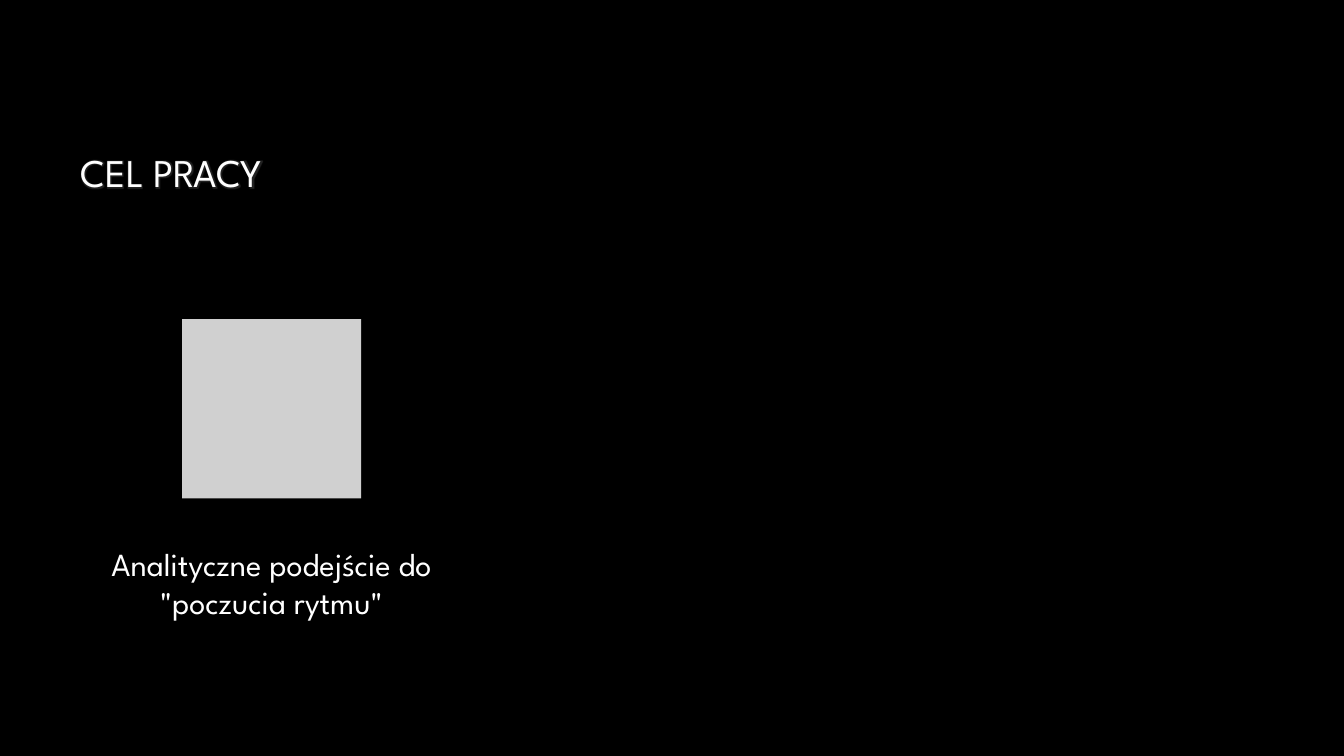
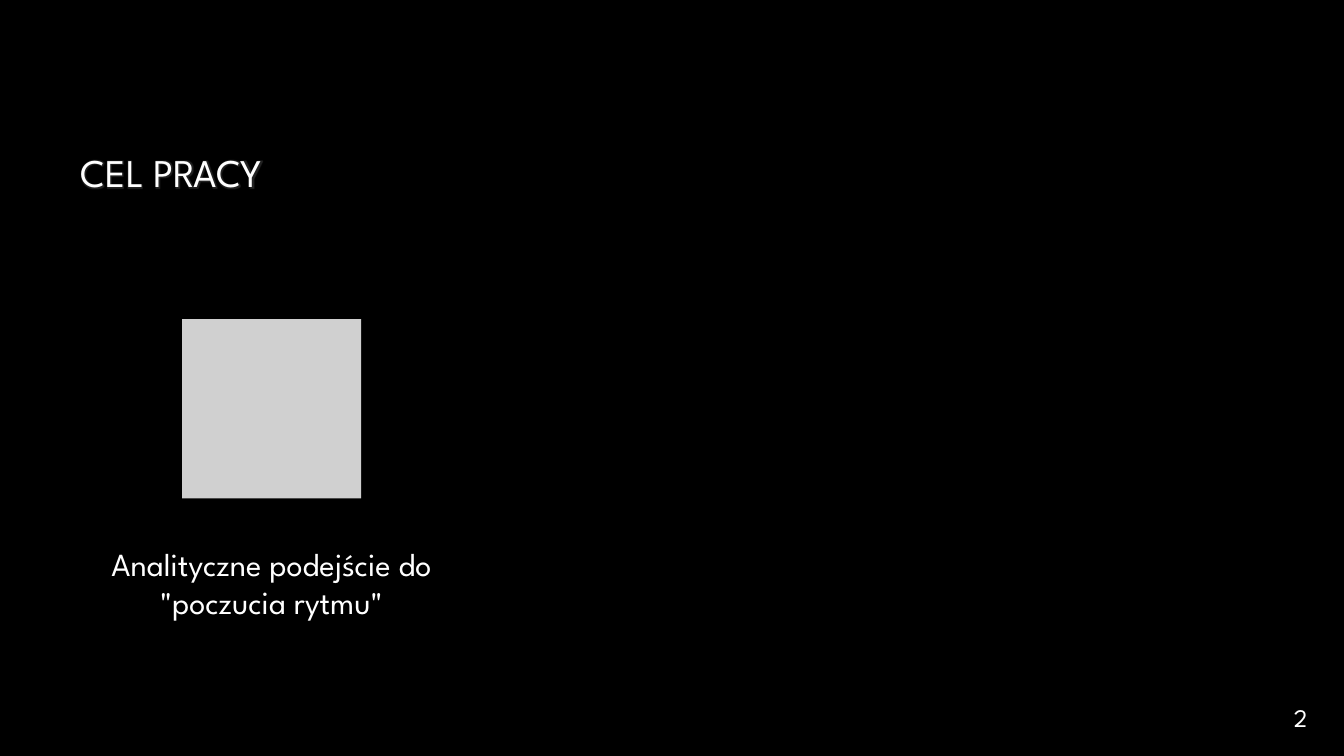
Before and after one commit to marqustd/BeatAndMetreDetector, a slide deck: slide 3 of doc/Prezentacja.pptx. Drawn at 1344x756 pixels with LibreOffice and Linux fonts; fonts in the diff are those of the drawing; grey boxes stand for pictures; background and template pictures are left out. Boxes give left, top, right and bottom in pixels: in the first picture for what was removed or moved away, otherwise in the second. Text is boxed around its words. In the diff, an @@ line names an element or a change of style, - is before the commit and + after.

```diff
--- a/doc/Prezentacja.pptx
+++ b/doc/Prezentacja.pptx
@@ text added at <box>1294,710,1308,727</box>, 18 pt, text #FFFFFF @@
+2
```
Also in this commit, not shown: 9 other slides changed, 4 slides added, 3 slides removed, 4 other files.
